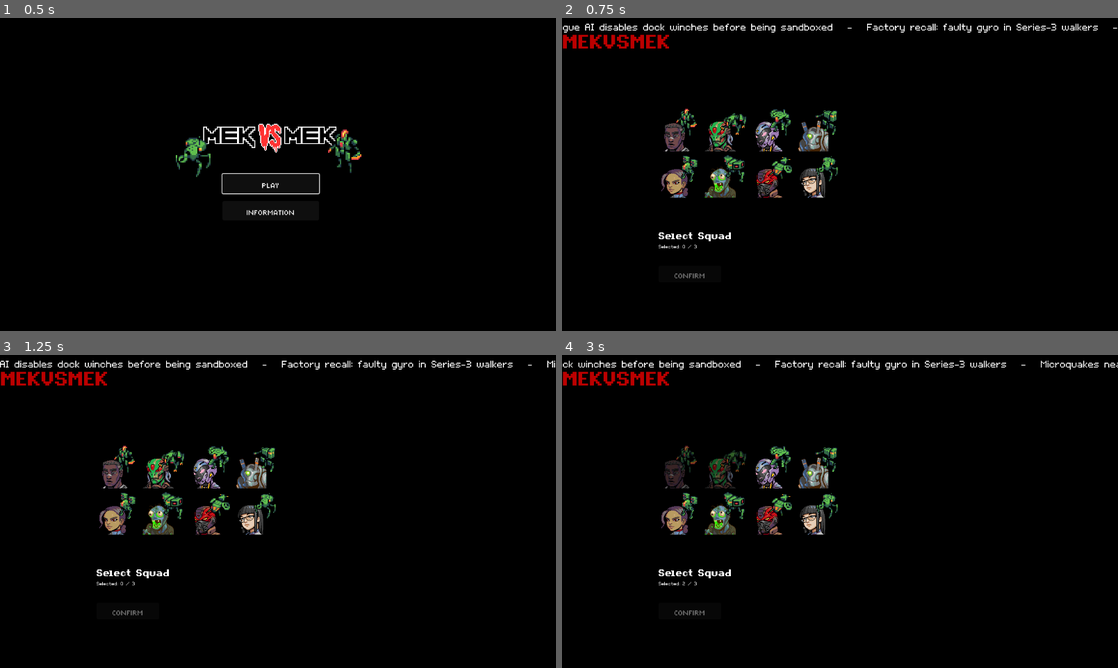
Above: before the commit, frames 1-4 (two rows, left to right).
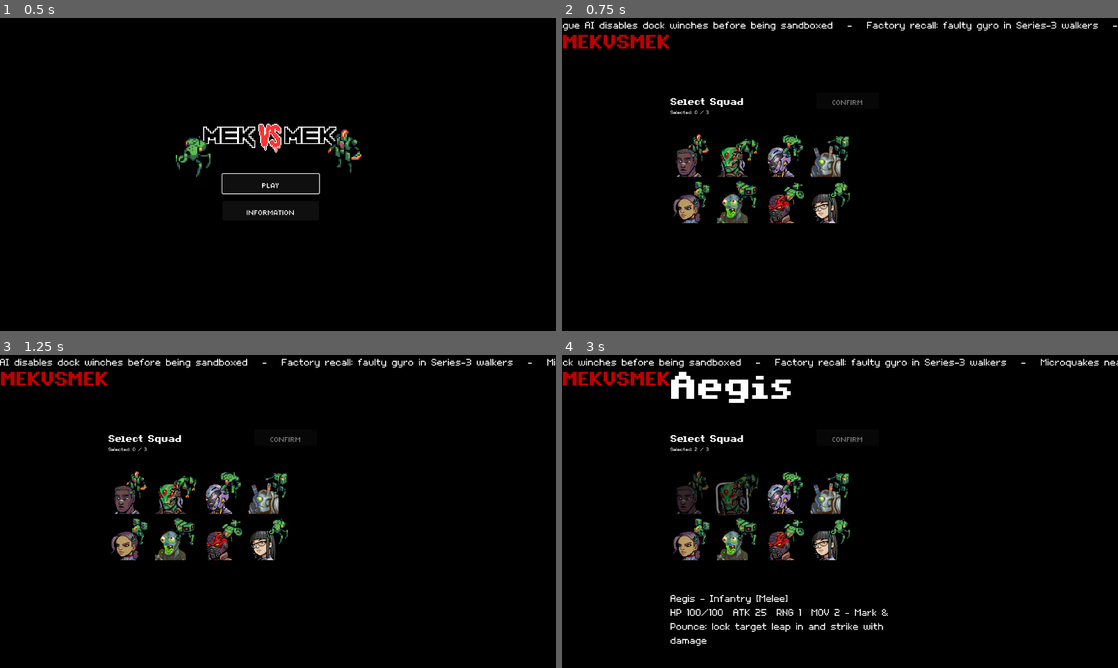
Above: after the commit, the same moments.

Repository: Tekknobot/Terrain
Game: Godot game, scene res://Scenes/TitleScreen.tscn
Same seed, same stepped clock (60 frames per second), same inputs: the game is played once before the commit and once after it. Sound files missing from this copy of the repository are replaced by a short silence.
Inputs (mouse positions are in pixels of both pictures, inside the frame that each line leads up to; where the layout moved, square brackets give the same spot in the first picture):
- Up to frame 1 (0.5 s): no input
- Up to frame 2 (0.75 s): click "PLAY" at 0.5 s
- Up to frame 3 (1.25 s): no input
- Up to frame 4 (3 s): click (684, 498) [673, 473] at 1.25 s; click (717, 473) at 2.02 s; click (734, 498) at 2.77 s

Frame 1 is identical in both runs. In frame 2, 7.7% of the frame differs, in the area x 0-100%, y 1-84%; in frame 3, 7.7%; in frame 4, 9.4%, in the area x 0-100%, y 1-93%.

Commit message:
Adjust UI of Squad Selection.

Diff:
--- a/Scenes/SquadSelect.tscn
+++ b/Scenes/SquadSelect.tscn
@@ -53,10 +53,10 @@
 [node name="VBoxContainer" type="VBoxContainer" parent="."]
 custom_minimum_size = Vector2(475, 0)
 layout_mode = 0
-offset_left = 198.0
-offset_top = 212.0
-offset_right = 673.0
-offset_bottom = 319.0
+offset_left = 223.0
+offset_top = 158.0
+offset_right = 723.0
+offset_bottom = 325.0
 
 [node name="AnimatedSprite2D" type="AnimatedSprite2D" parent="VBoxContainer"]
 visible = false
@@ -65,18 +65,6 @@
 scale = Vector2(2, 2)
 sprite_frames = SubResource("SpriteFrames_v0lh4")
 autoplay = "default"
-
-[node name="CardGrid" type="GridContainer" parent="VBoxContainer"]
-layout_mode = 2
-theme_override_constants/h_separation = 32
-theme_override_constants/v_separation = 32
-columns = 4
-
-[node name="Info" type="Label" parent="VBoxContainer"]
-custom_minimum_size = Vector2(0, 56)
-layout_mode = 2
-theme_override_fonts/font = ExtResource("2_ccg3s")
-theme_override_font_sizes/font_size = 16
 
 [node name="Title" type="Label" parent="VBoxContainer"]
 layout_mode = 2
@@ -89,12 +77,33 @@
 theme_override_fonts/font = ExtResource("2_ccg3s")
 theme_override_font_sizes/font_size = 16
 
+[node name="Label" type="Label" parent="VBoxContainer"]
+custom_minimum_size = Vector2(0, 56)
+layout_mode = 2
+
+[node name="CardGrid" type="GridContainer" parent="VBoxContainer"]
+layout_mode = 2
+theme_override_constants/h_separation = 32
+theme_override_constants/v_separation = 32
+columns = 4
+
+[node name="Label2" type="Label" parent="VBoxContainer"]
+custom_minimum_size = Vector2(0, 56)
+layout_mode = 2
+
+[node name="Info" type="Label" parent="VBoxContainer"]
+custom_minimum_size = Vector2(500, 56)
+layout_mode = 2
+theme_override_fonts/font = ExtResource("2_ccg3s")
+theme_override_font_sizes/font_size = 32
+autowrap_mode = 2
+
 [node name="ConfirmButton" type="Button" parent="."]
 layout_mode = 2
-offset_left = 198.0
-offset_top = 513.0
-offset_right = 328.0
-offset_bottom = 547.0
+offset_left = 525.0
+offset_top = 154.0
+offset_right = 655.0
+offset_bottom = 188.0
 theme_override_fonts/font = ExtResource("3_bjpxf")
 theme_override_font_sizes/font_size = 32
 text = "Confirm"
--- a/Scripts/SquadSelect.gd
+++ b/Scripts/SquadSelect.gd
@@ -36,7 +36,7 @@
 	"Insurance rates drop in districts with patrol beacons",
 	"Microquakes near tunnel network under Old Town",
 	"Public beta: citywide kaiju alert app adds shelter routing",
-	"Port authority unveils amphibious heavy lifter ‘Pelican’",
+	"Port authority unveils amphibious heavy lifter Pelican",
 	"Skunkworks denies rumors of stealth-chassis Wisp",
 	"Weather drones recover missing cargo pod over bay",
 	"Neighborhood watch deploys noise decoys to deter vandals",
